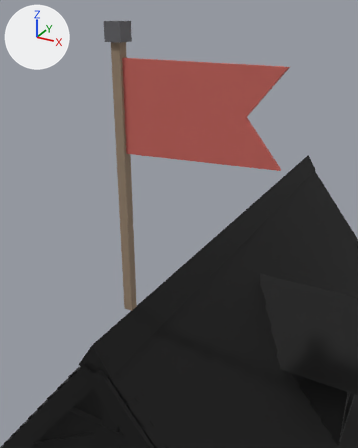
A saved change to the glTF model game/assets/modelle/gebaeude/neubau/wohnhaus_zwerg_s2_g1.glb.
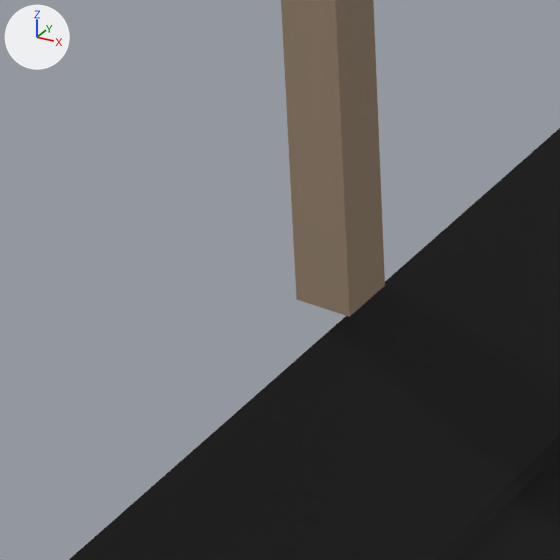
Each version is shown from a 50 mm camera at (2.242, -5.608, 11.727) aimed at (0.561, -2.552, 10.199), then close up on the part from 23% to 45% of the width and 60% to 77% of the height. Arrows for +X, +Y and +Z are at upper left; the lights stay in place. The last two pictures show the newer version. Vertices at exactly the same position are counted once.

Before the edit, the objects in view are built like this:
```python
me_dach = bpy.data.meshes.new('Dach')
me_dach.from_pydata(...)  # 421 vertices, 421 faces; spans x -3.3..3.3, y -3.06..3.53, z 4.74..9.17
# faces by material slot: [184, 212, 6, 19]
me_dach.materials.append(mat_dachziegel)
me_dach.materials.append(mat_fachwerk)
me_dach.materials.append(mat_firstziegel)
me_dach.materials.append(mat_lehmputz)
me_fahne = bpy.data.meshes.new('Fahne')
me_fahne.from_pydata(...)  # 26 vertices, 36 faces; spans x -0.07..1.29, y -2.52..-2.38, z 9.21..11.63
# faces by material slot: [8, 12, 16]
me_fahne.materials.append(mat_holz)  # brown #95816c
me_fahne.materials.append(mat_eisen)  # dark grey #616165
me_fahne.materials.append(mat_hausfarbe)  # red #c46159
ob_dach = bpy.data.objects.new('Dach', me_dach)
ob_dach.location = (0.0, 0.0, 0.0)
ob_fahne = bpy.data.objects.new('Fahne', me_fahne)
ob_fahne.location = (0.0, 0.0, 0.0)
```
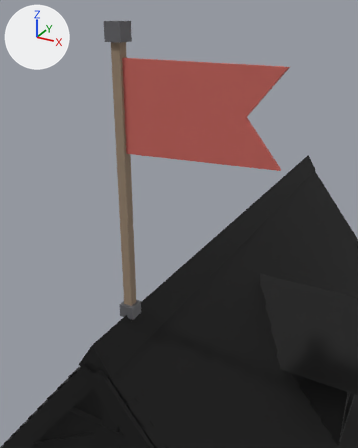
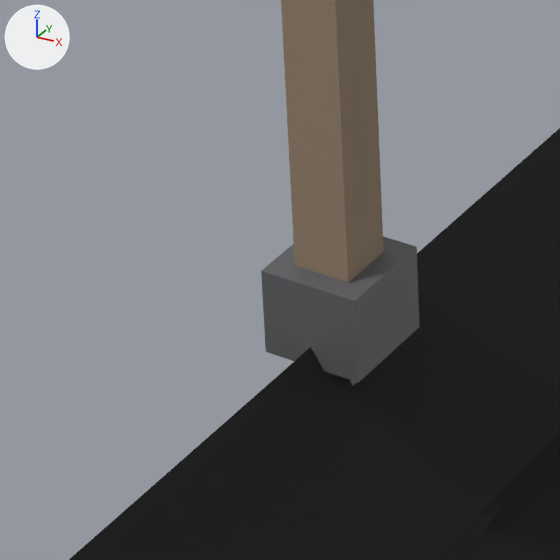
Boxes [x1, y1, x2, y2] around the edits, measured in the close-ups (560 x 560 px):
'Fahne', reshaped
    before: [281, 0, 385, 317]
    after: [261, 0, 419, 385]
part 1 of me_fahne, added
    after: [261, 236, 419, 383]

What changed in the scene script:
```text
Change me_fahne:
    used by ob_fahne; location = (0.0, 0.0, 0.0)
    remove me_fahne.from_pydata(...)  # 26 vertices, 36 faces; spans x -0.07..1.29, y -2.52..-2.38, z 9.21..11.63
    add me_fahne.from_pydata(...)  # 38 vertices, 56 faces; spans x -0.07..1.29, y -2.52..-2.38, z 9.07..11.63
    me_fahne part 1: a new loose piece, a box spanning x -0.07..0.07, y -2.52..-2.38, z 9.14..9.26, in mat_eisen (dark grey #616165)
    other edits to the shape of me_fahne do not show in these pictures
```
